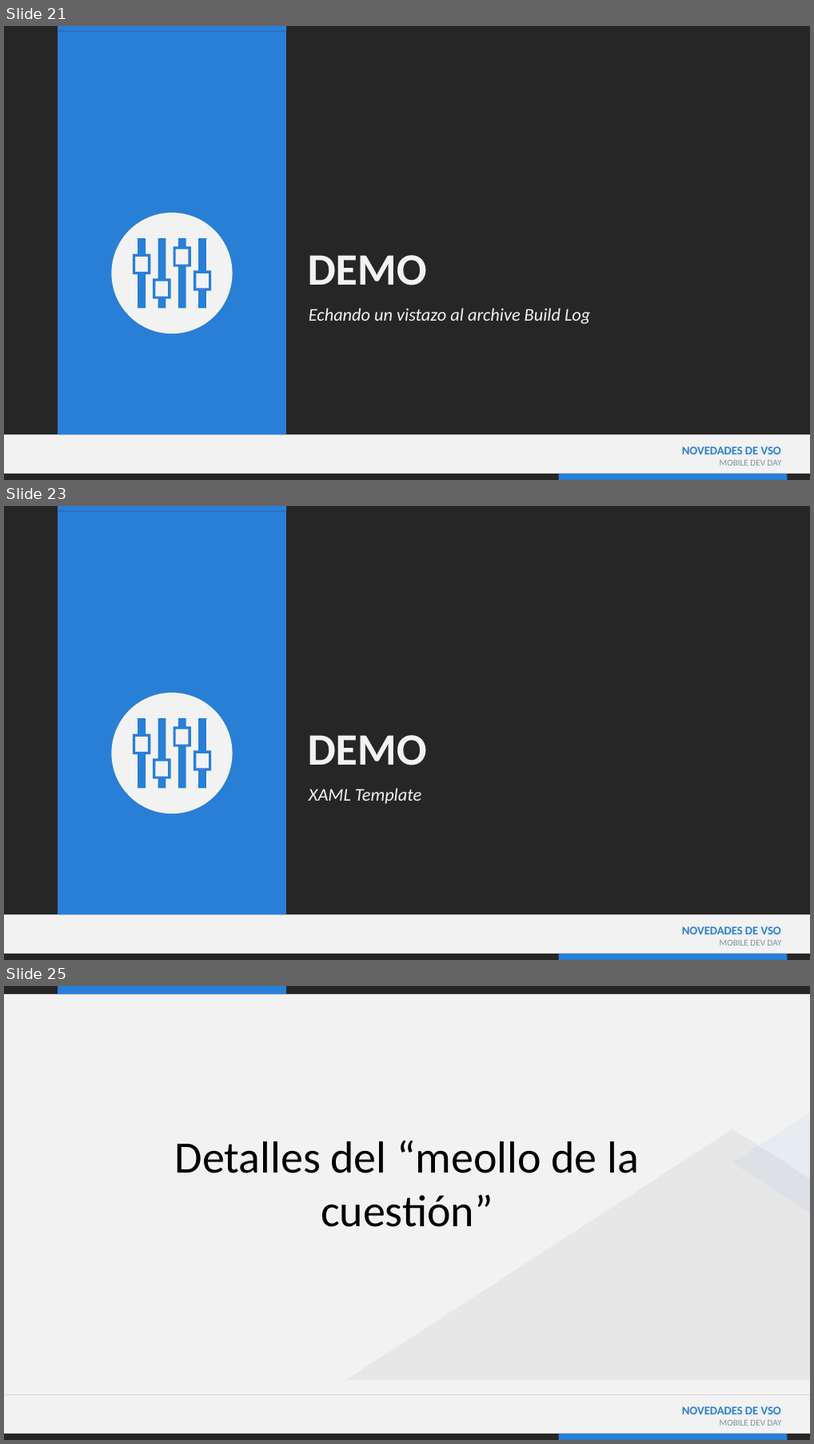
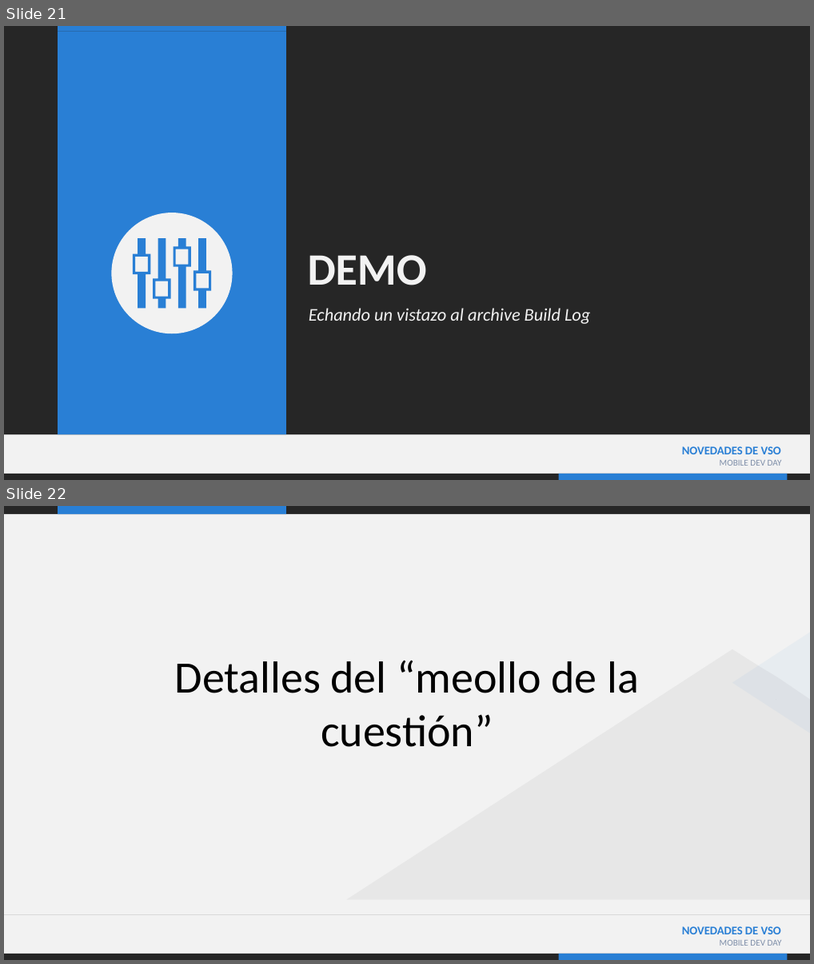
Before and after one commit to jsuarezruiz/Events, a slide deck: Mobile Dev Day/03. Novedades VSO.pptx. Shown one above the other, each under a label of ours: slides 21, 23 and 25 before the commit, slides 21 and 22 after it; the slides between them are not shown. The pictures are 814x1444 and 814x964 pixels, drawn with LibreOffice and Linux fonts; fonts in the diff are those of the drawing. Boxes give left, top, right and bottom in pixels: in the first picture for what was removed or moved away, otherwise in the second. Text is boxed around its words. In the diff, an @@ line names an element or a change of style, - is before the commit and + after.

```diff
--- a/Mobile Dev Day/03. Novedades VSO.pptx
+++ b/Mobile Dev Day/03. Novedades VSO.pptx
@@ slide 23 removed at (x1=4, y1=506, x2=810, y2=960), background #F2F2F2; not listed: 11 template elements that a slide beside it also shows @@
@@ group removed at (x1=111, y1=692, x2=232, y2=813): 4 freeform shapes, 1 ellipse @@
@@ title removed at (x1=308, y1=735, x2=427, y2=765) @@
-DEMO
@@ text removed at (x1=309, y1=788, x2=422, y2=804) @@
-XAML Template
@@ what was slide 25 is now slide 22 @@
```
Also in this commit, not shown: 1 slide changed, 4 other slides removed, 1 other file.
